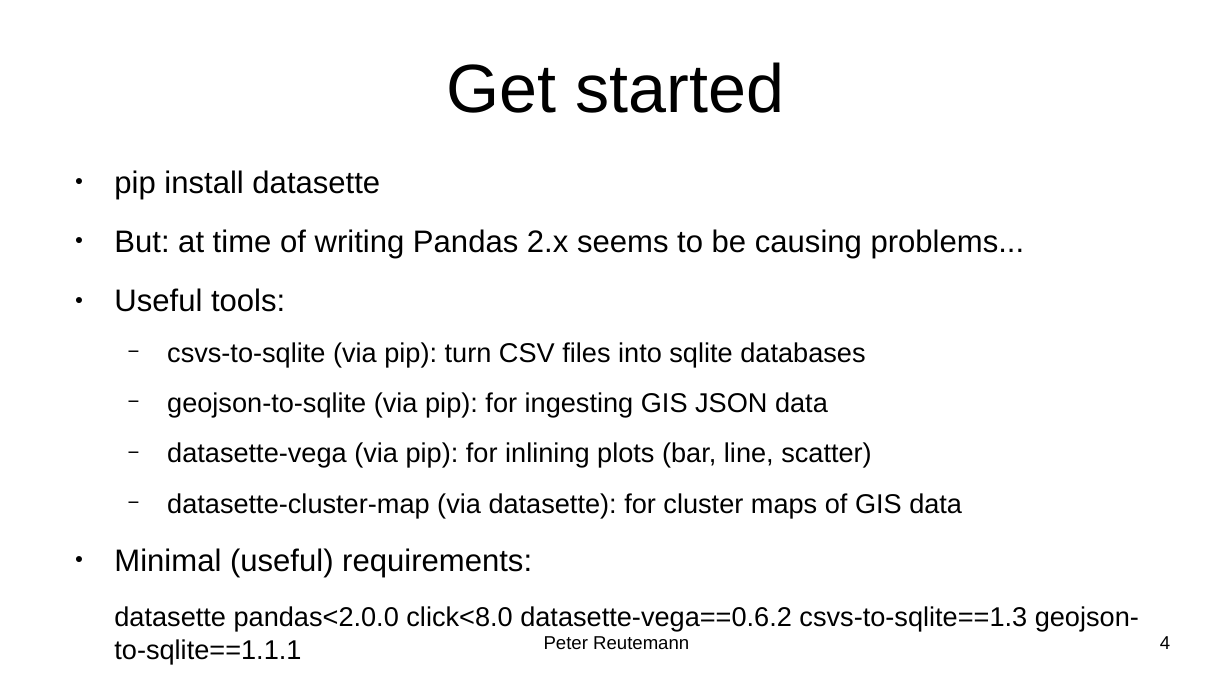
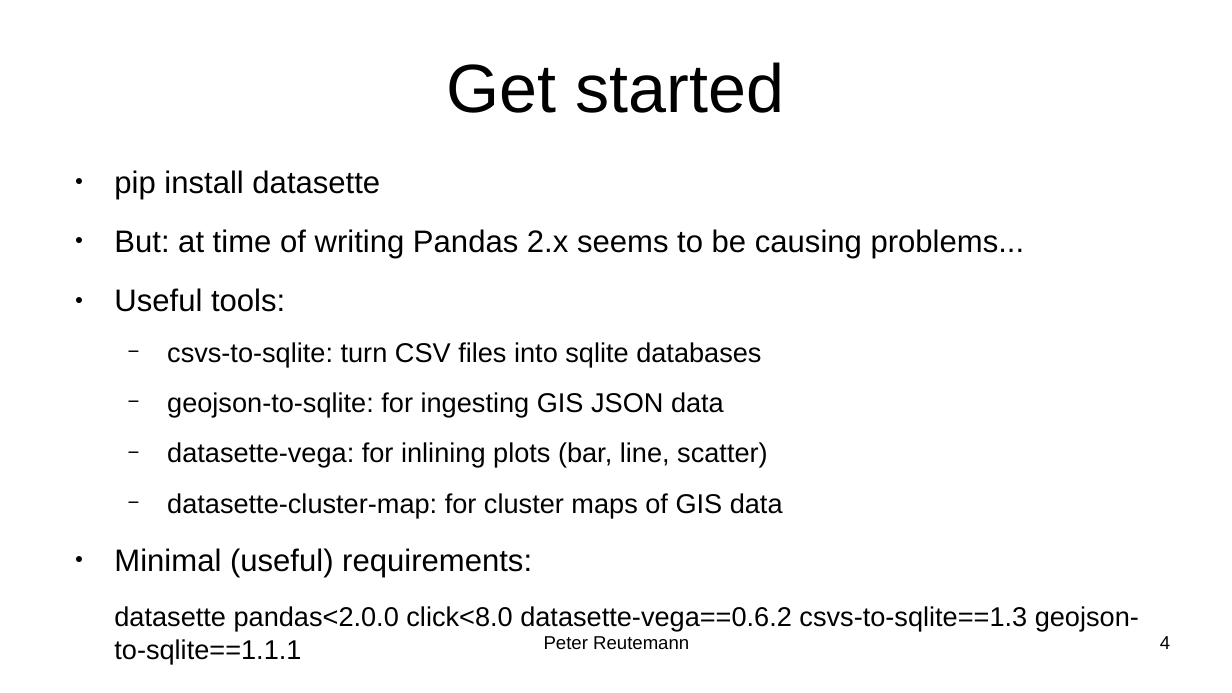
Before and after one commit to HamPUG/meetings, a slide deck: slide 4 of 2023/2023-05-08/datasette.odp. Drawn at 1232x693 pixels with LibreOffice and Linux fonts; fonts in the diff are those of the drawing. Boxes give left, top, right and bottom in pixels: in the first picture for what was removed or moved away, otherwise in the second. Text is boxed around its words. In the diff, an @@ line names an element or a change of style, - is before the commit and + after.

```diff
--- a/2023/2023-05-08/datasette.odp
+++ b/2023/2023-05-08/datasette.odp
@@ text at box(167, 342, 783, 518): text changed @@
-  − csvs-to-sqlite (via pip): turn CSV files into sqlite databases
-  − geojson-to-sqlite (via pip): for ingesting GIS JSON data
-  − datasette-vega (via pip): for inlining plots (bar, line, scatter)
-  − datasette-cluster-map (via datasette): for cluster maps of GIS data
+  − csvs-to-sqlite: turn CSV files into sqlite databases
+  − geojson-to-sqlite: for ingesting GIS JSON data
+  − datasette-vega: for inlining plots (bar, line, scatter)
+  − datasette-cluster-map: for cluster maps of GIS data
```
Also in this commit, not shown: 5 other files.
